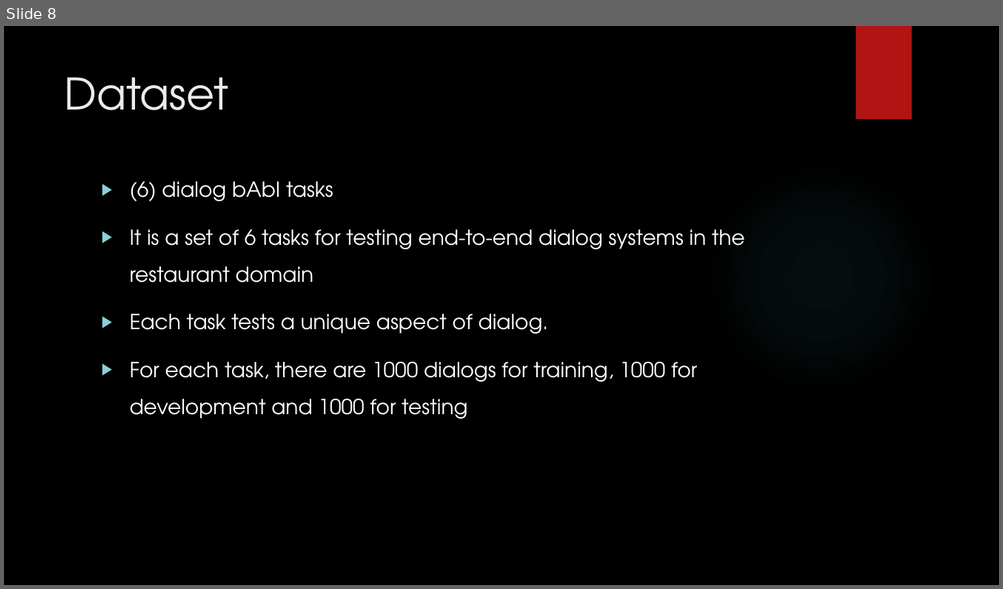
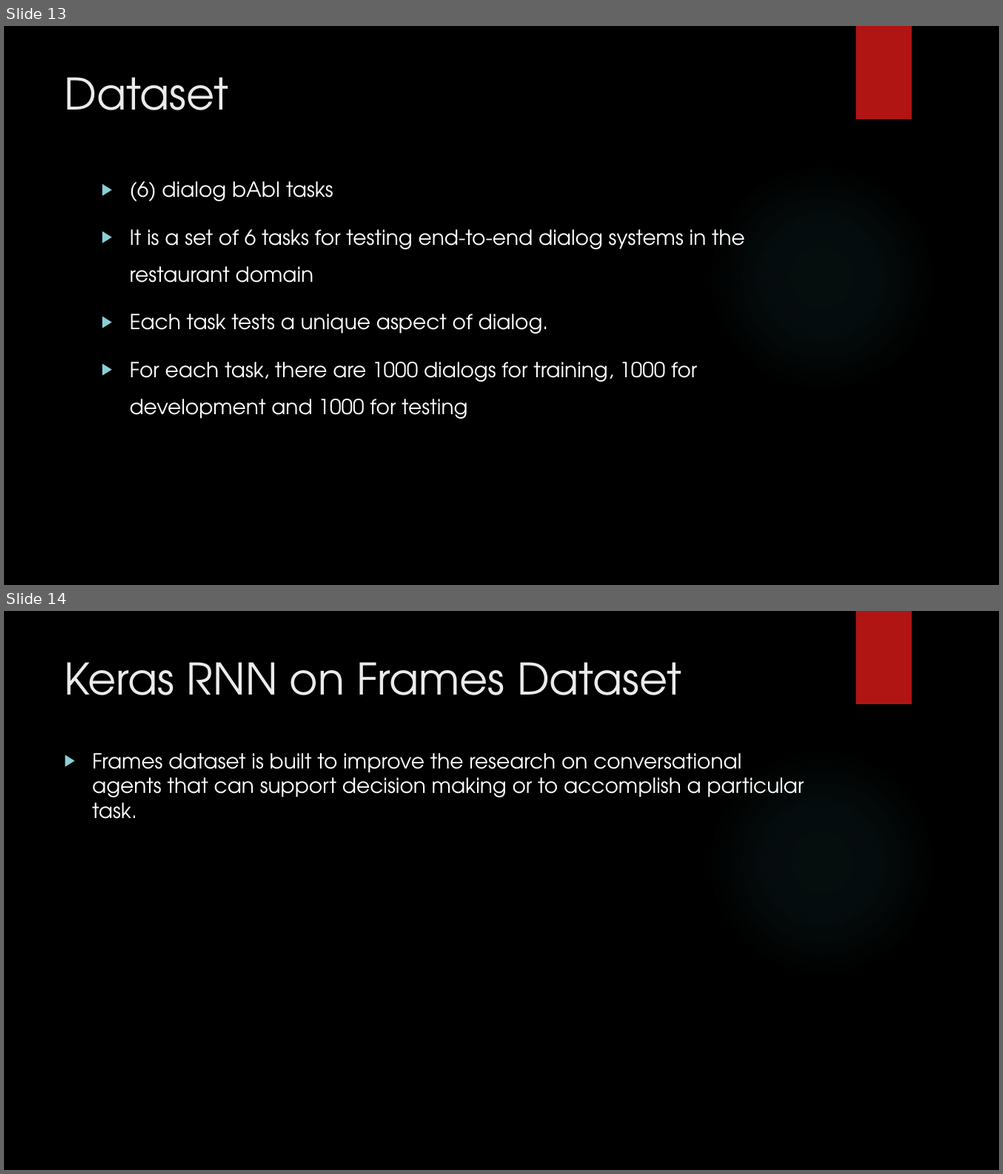
Before and after one commit to agsarthak/Goal-oriented-Dialogue-Systems, a slide deck: Presentation.pptx. Shown one above the other, each under a label of ours: slide 8 before the commit, slides 13 and 14 after it. The pictures are 1003x589 and 1003x1174 pixels, drawn with LibreOffice and Linux fonts; fonts in the diff are those of the drawing; background and template pictures are left out. Boxes give left, top, right and bottom in pixels: in the first picture for what was removed or moved away, otherwise in the second. Text is boxed around its words. In the diff, an @@ line names an element or a change of style, - is before the commit and + after.

```diff
--- a/Presentation.pptx
+++ b/Presentation.pptx
@@ slide 14 added at [4, 611, 999, 1170], background picture (left out); not listed: 2 template elements that a slide beside it also shows @@
@@ title added at [64, 662, 681, 695], 42 pt, text #EBEBEB @@
+Keras RNN on Frames Dataset
@@ text added at [92, 753, 804, 819], 20 pt, text #FFFFFF @@
+▶ Frames dataset is built to improve the research on conversational agents that can support decision making or to accomplish a particular task.
@@ what was slide 8 is now slide 13 @@
```
Also in this commit, not shown: 4 slides changed, 10 other slides added, 1 slide removed, 2 other files.
